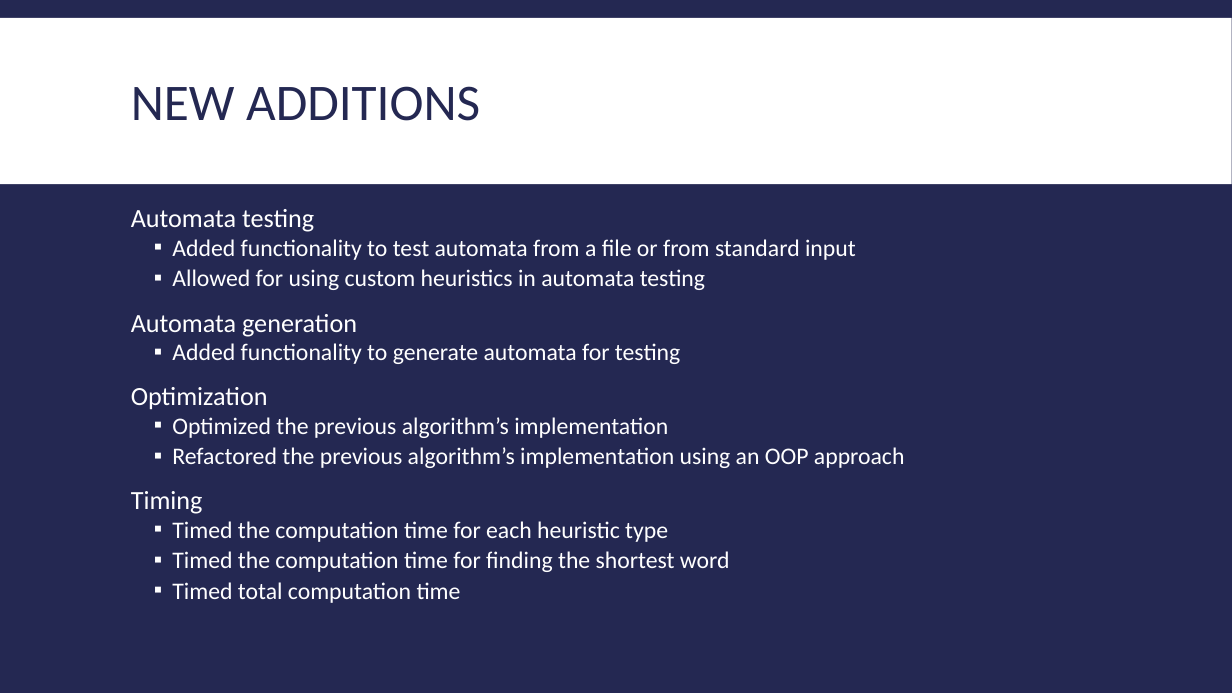
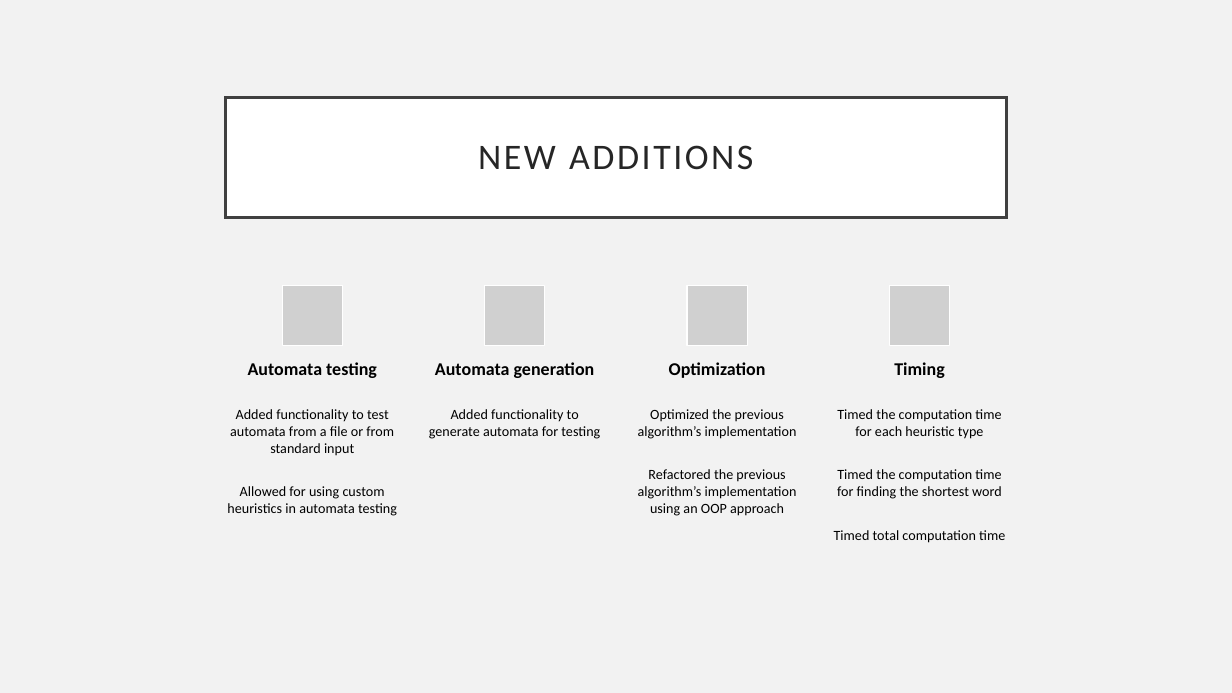
Before and after one commit to Jacobsma/CS477-Project, a slide deck: slide 23 of implementation.pptx. Drawn at 1232x693 pixels with LibreOffice and Linux fonts; fonts in the diff are those of the drawing; grey boxes stand for pictures. Boxes give left, top, right and bottom in pixels: in the first picture for what was removed or moved away, otherwise in the second. Text is boxed around its words. In the diff, an @@ line names an element or a change of style, - is before the commit and + after.

```diff
--- a/implementation.pptx
+++ b/implementation.pptx
@@ background #242852 to #F2F2F2 @@
@@ rectangle removed at bbox=[0, 18, 1232, 184] @@
@@ title "NEW ADDITIONS": place and size @@
-title "NEW ADDITIONS" at bbox=[131, 86, 480, 121]
+title "NEW ADDITIONS" at bbox=[226, 97, 1006, 217]
@@ title "NEW ADDITIONS" at bbox=[226, 97, 1006, 217]: size 40 to 28 pt, text colour #242852 to #262626, letter spacing 0 to 2 pt; alignment left to centre; line spacing 0.85 to 0.9; fill none to #FFFFFF; outline none to #404040 2.5 pt @@
@@ text removed at bbox=[131, 209, 905, 603] @@
-Automata testing
-  ▪ Added functionality to test automata from a file or from standard input
-  ▪ Allowed for using custom heuristics in automata testing
-Automata generation
-  ▪ Added functionality to generate automata for testing
-Optimization
-  ▪ Optimized the previous algorithm’s implementation
-  ▪ Refactored the previous algorithm’s implementation using an OOP approach
-Timing
-  ▪ Timed the computation time for each heuristic type
-  ▪ Timed the computation time for finding the shortest word
-  ▪ Timed total computation time
@@ group added at bbox=[227, 286, 1005, 543]: 8 texts, 4 pictures @@
+Automata testing
+Added functionality to test automata from a file or from standard input
+Allowed for using custom heuristics in automata testing
+Automata generation
+Added functionality to generate automata for testing
+Optimization
+Optimized the previous algorithm’s implementation
+Refactored the previous algorithm’s implementation using an OOP approach
+Timing
+Timed the computation time for each heuristic type
+Timed the computation time for finding the shortest word
+Timed total computation time
```
Also in this commit, not shown: 20 other slides changed, 3 slides added, 3 slides removed, 1 other file.
